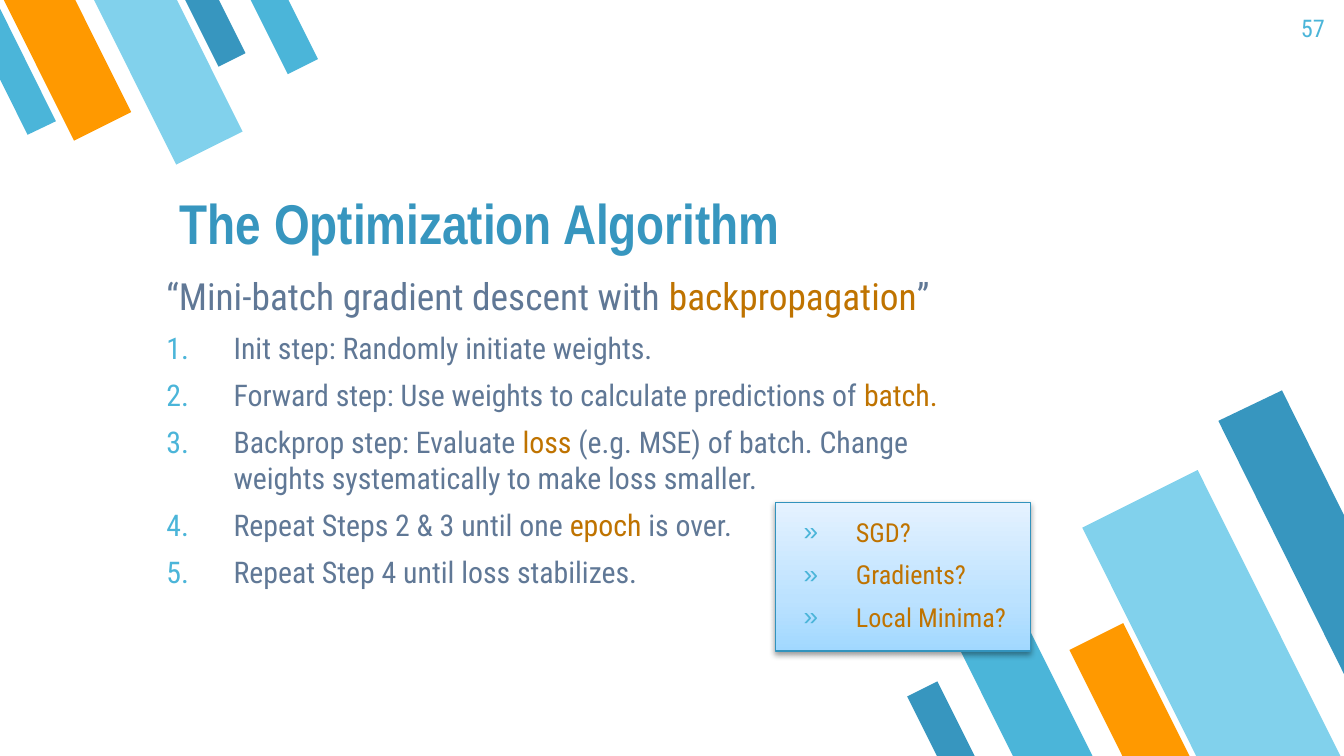
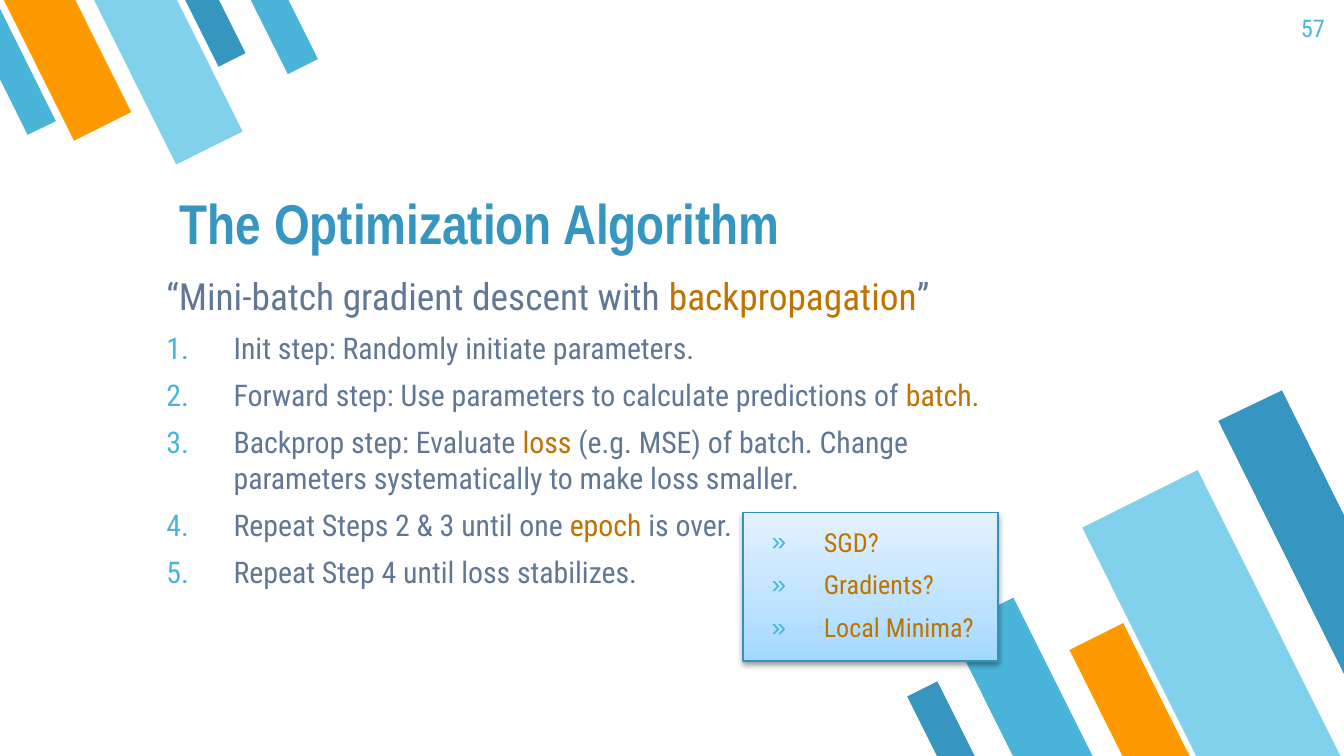
Before and after one commit to mayer79/ml_lecture, a slide deck: slide 57 of slides/ML_Lecture.pptx. Drawn at 1344x756 pixels with LibreOffice and Linux fonts; fonts in the diff are those of the drawing. Boxes give left, top, right and bottom in pixels: in the first picture for what was removed or moved away, otherwise in the second. Text is boxed around its words. In the diff, an @@ line names an element or a change of style, - is before the commit and + after.

```diff
--- a/slides/ML_Lecture.pptx
+++ b/slides/ML_Lecture.pptx
@@ text at (234,336,980,496): text changed @@
-1. Init step: Randomly initiate weights.
-2. Forward step: Use weights to calculate predictions of batch.
-3. Backprop step: Evaluate loss (e.g. MSE) of batch. Change weights systematically to make loss smaller.
+1. Init step: Randomly initiate parameters.
+2. Forward step: Use parameters to calculate predictions of batch.
+3. Backprop step: Evaluate loss (e.g. MSE) of batch. Change parameters systematically to make loss smaller.
@@ rectangle "SGD?": place and size @@
-rectangle "SGD?" at (775,503,1031,652)
+rectangle "SGD?" at (743,512,999,661)
```
Also in this commit, not shown: 6 other slides changed, 5 other files.
